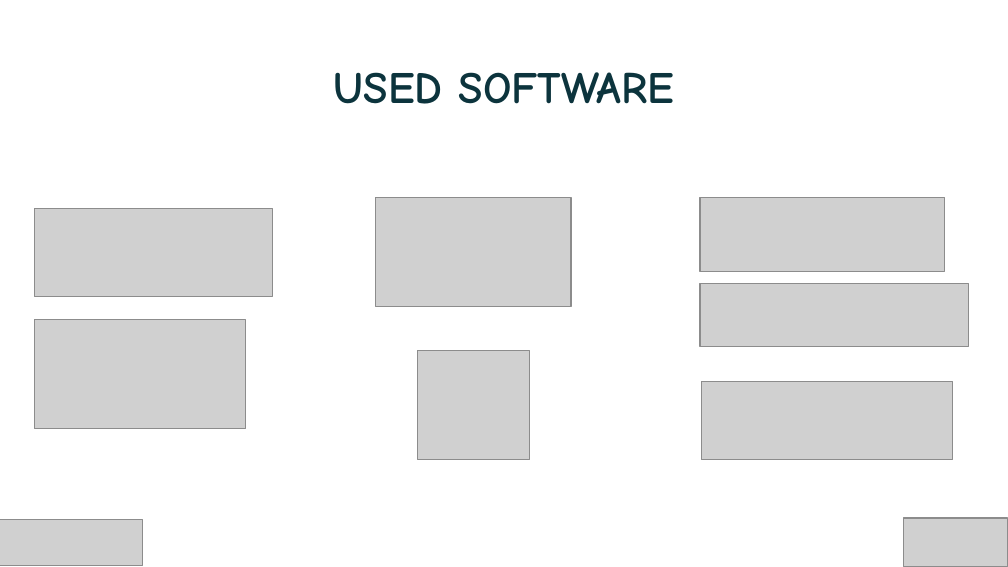
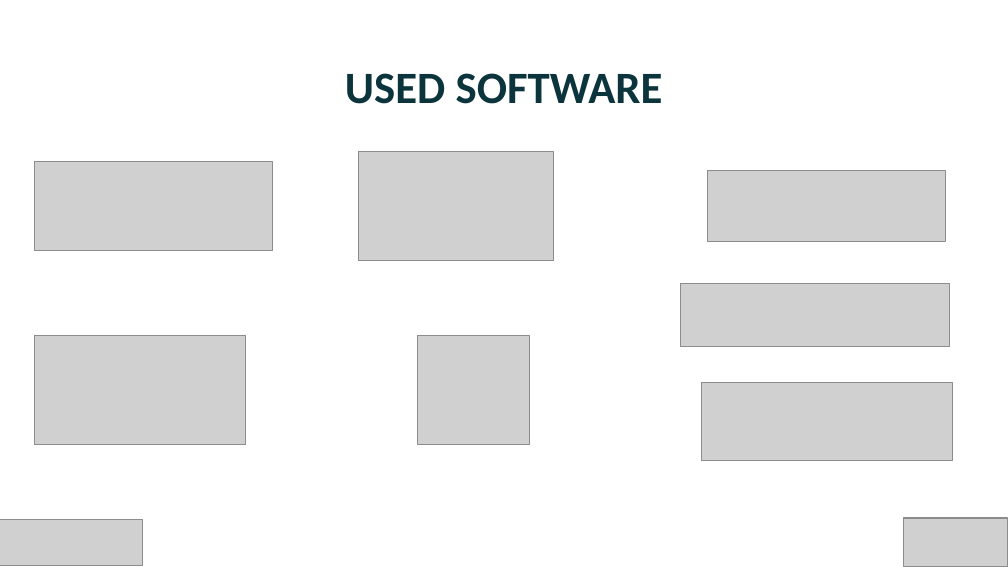
Before and after one commit to Elsamarsantos/PharmaFriend, a slide deck: slide 12 of PharmaFriend.pptx. Drawn at 1008x567 pixels with LibreOffice and Linux fonts; fonts in the diff are those of the drawing; grey boxes stand for pictures; background and template pictures are left out. Boxes give left, top, right and bottom in pixels: in the first picture for what was removed or moved away, otherwise in the second. Text is boxed around its words. In the diff, an @@ line names an element or a change of style, - is before the commit and + after.

```diff
--- a/PharmaFriend.pptx
+++ b/PharmaFriend.pptx
@@ title "USED SOFTWARE" at box(345, 73, 663, 104): font Comic Neue to Calibri @@
@@ picture: place and size @@
-picture at box(34, 208, 272, 296)
+picture at box(34, 162, 272, 251)
@@ picture: place and size @@
-picture at box(376, 198, 572, 306)
+picture at box(359, 151, 554, 260)
@@ picture: place and size @@
-picture at box(700, 198, 944, 271)
+picture at box(708, 170, 946, 242)
@@ picture: place and size @@
-picture at box(700, 283, 969, 347)
+picture at box(680, 283, 950, 347)
@@ picture: place and size @@
-picture at box(34, 320, 246, 428)
+picture at box(34, 336, 246, 445)
@@ picture: place and size @@
-picture at box(418, 351, 529, 460)
+picture at box(418, 336, 529, 445)
```
Also in this commit, not shown: 13 other slides changed, 1 slide removed, 2 other files.
